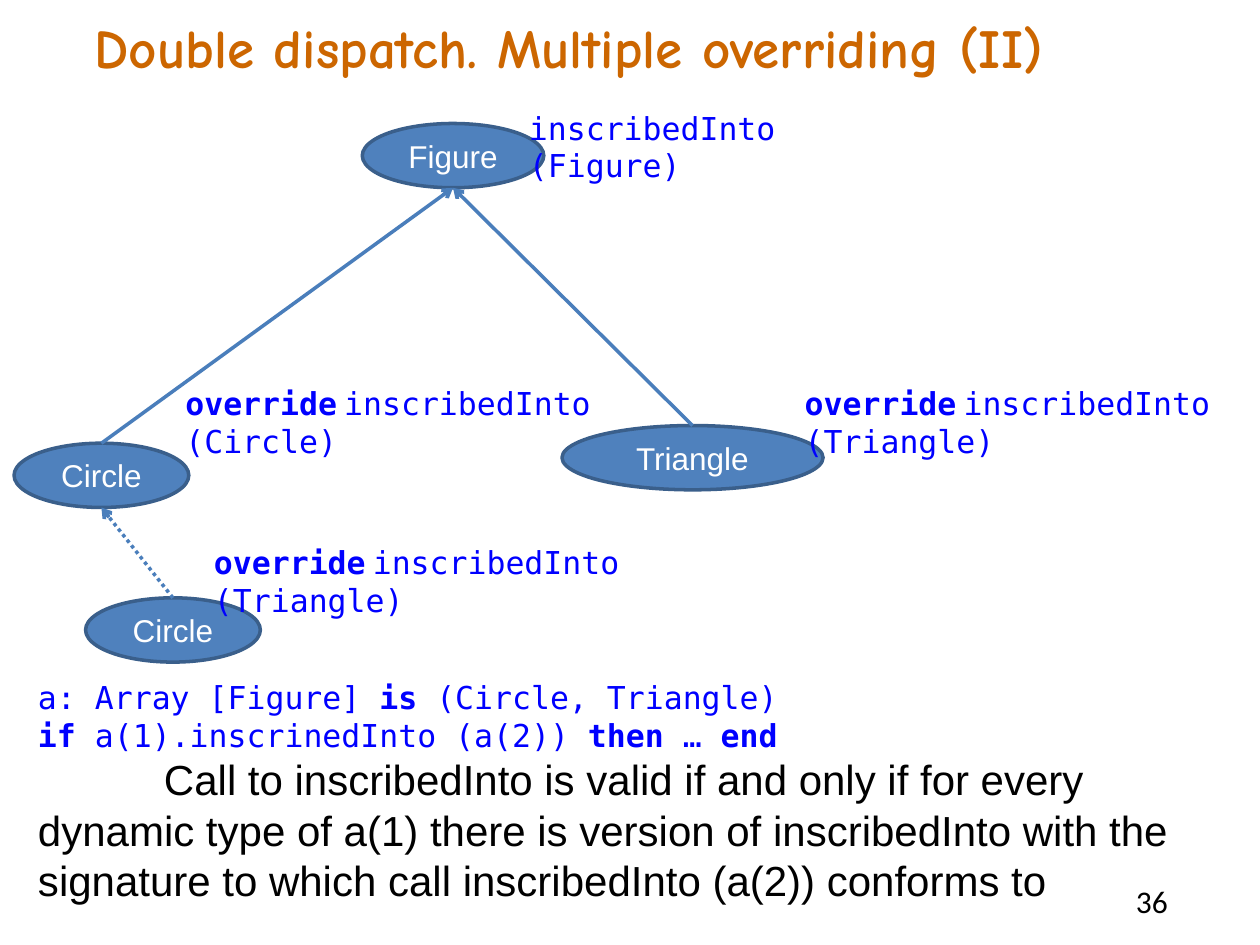
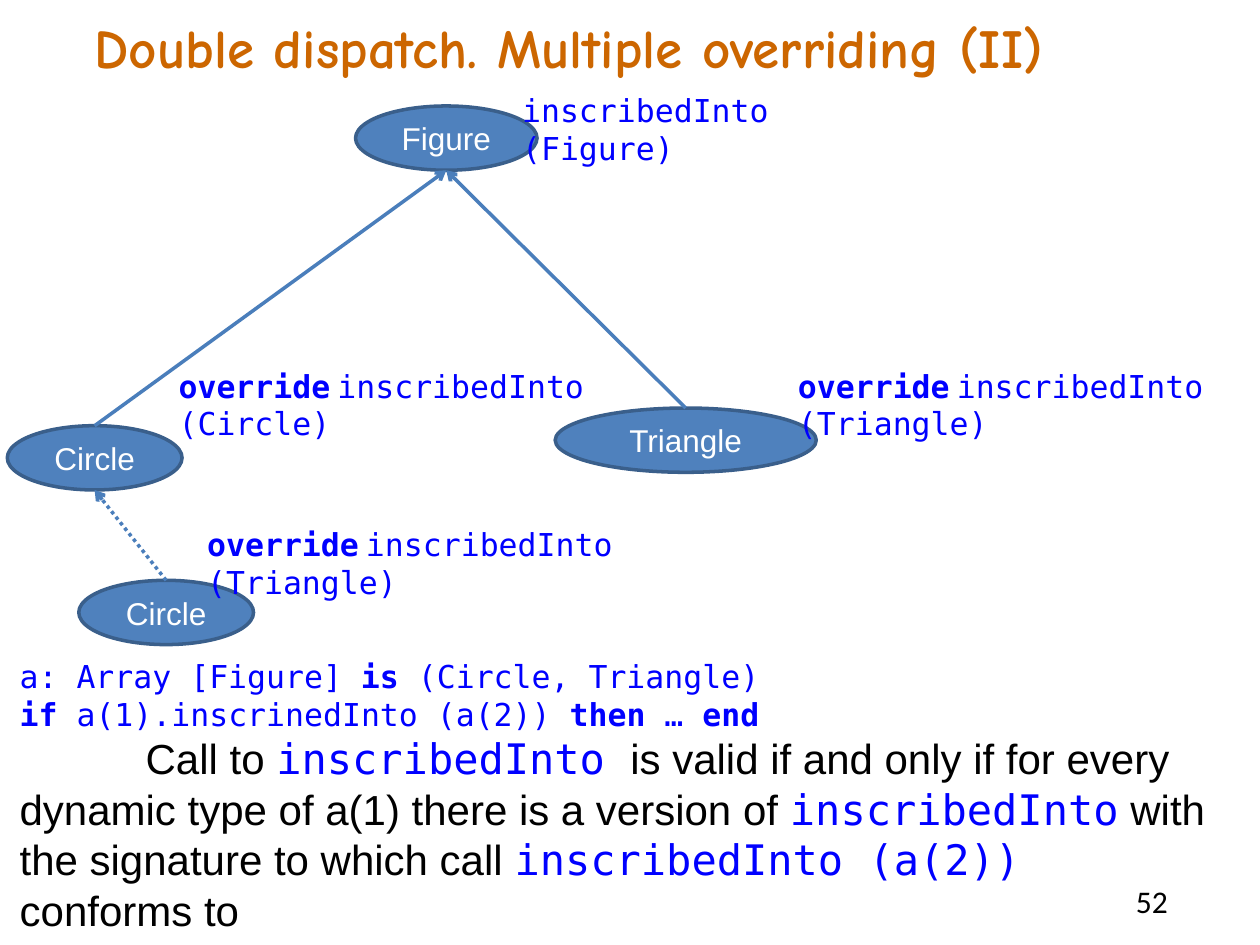
Before and after one commit to akanatov/SLang-, a slide deck: slide 52 of Docs/SLang E# 2022.pptx (slide 36 before the commit). Drawn at 1260x945 pixels with LibreOffice and Linux fonts; fonts in the diff are those of the drawing. Boxes give left, top, right and bottom in pixels: in the first picture for what was removed or moved away, otherwise in the second. Text is boxed around its words. In the diff, an @@ line names an element or a change of style, - is before the commit and + after.

```diff
--- a/Docs/SLang E# 2022.pptx
+++ b/Docs/SLang E# 2022.pptx
@@ ellipse "Figure": place and size @@
-ellipse "Figure" at [363, 123, 544, 188]
+ellipse "Figure" at [355, 106, 537, 170]
@@ 3 texts, 2 ellipses: place and size @@
-3 texts, 2 ellipses at [14, 116, 823, 619]
+3 texts, 2 ellipses at [8, 98, 816, 601]
@@ 3 arrows, 1 text: place and size @@
-3 arrows, 1 text at [102, 188, 1211, 598]
+3 arrows, 1 text at [94, 170, 1204, 581]
@@ ellipse "Circle": place and size @@
-ellipse "Circle" at [86, 598, 261, 663]
+ellipse "Circle" at [79, 581, 255, 645]
@@ text "a: Array [Figure] is (Circle, ...": place and size @@
-text "a: Array [Figure] is (Circle, ..." at [38, 683, 1167, 905]
+text "a: Array [Figure] is (Circle, ..." at [20, 662, 1205, 927]
@@ text at [20, 742, 1205, 927]: text changed @@
-Call to inscribedInto is valid if and only if for every dynamic type of a(1) there is version of inscribedInto with the signature to which call inscribedInto (a(2)) conforms to
+Call to inscribedInto is valid if and only if for every dynamic type of a(1) there is a version of inscribedInto with the signature to which call inscribedInto (a(2)) conforms to
@@ page number at [1136, 892, 1168, 914]: text changed @@
-36
+52
```
Also in this commit, not shown: 18 other slides changed, 17 slides added, 4 slides removed, 8 other files.
